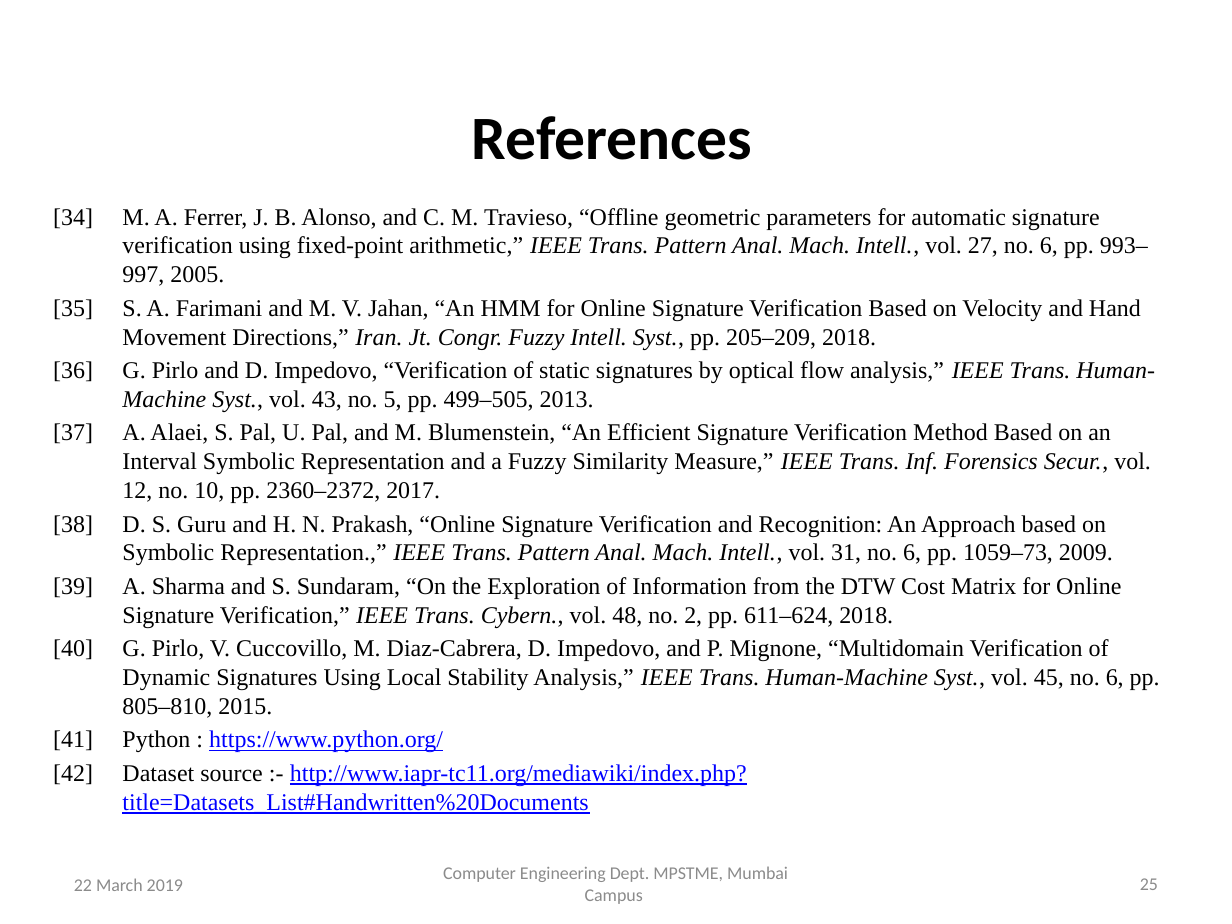
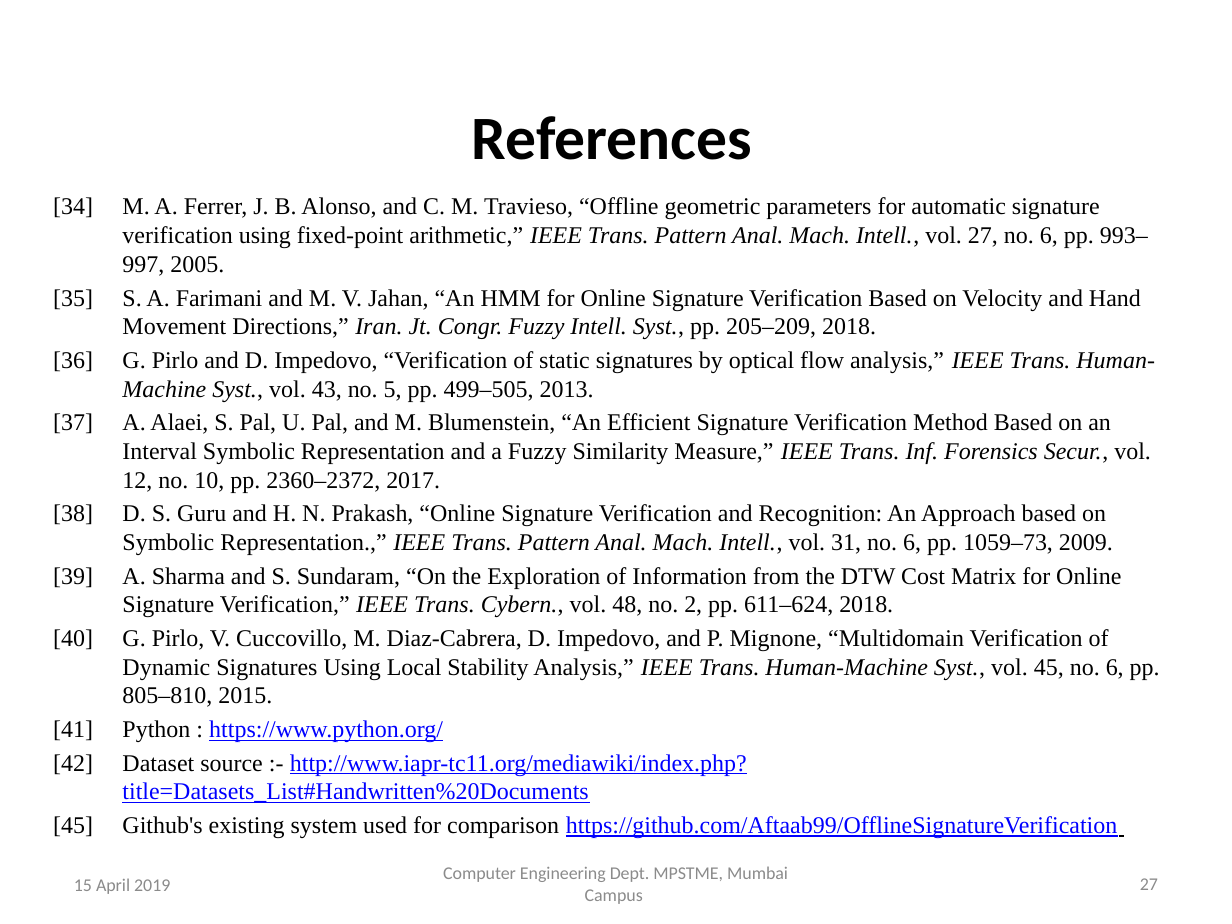
Before and after one commit to TeeeJaey/SignatureVerifier, a slide deck: slide 27 of PPT/B002_ProjectPPT.pptx (slide 25 before the commit). Drawn at 1232x924 pixels with LibreOffice and Linux fonts; fonts in the diff are those of the drawing; background and template pictures are left out. Boxes give left, top, right and bottom in pixels: in the first picture for what was removed or moved away, otherwise in the second. Text is boxed around its words. In the diff, an @@ line names an element or a change of style, - is before the commit and + after.

```diff
--- a/PPT/B002_ProjectPPT.pptx
+++ b/PPT/B002_ProjectPPT.pptx
@@ text "[34] M. A. Ferrer, J. ...": place and size @@
-text "[34] M. A. Ferrer, J. ..." at bbox=[53, 208, 1160, 814]
+text "[34] M. A. Ferrer, J. ..." at bbox=[53, 197, 1160, 838]
@@ text at bbox=[122, 816, 1117, 838]: paragraph added @@
+[45] Github's existing system used for comparison https://github.com/Aftaab99/OfflineSignatureVerification
@@ text at bbox=[74, 878, 170, 894]: text changed @@
-22 March 2019
+15 April 2019
@@ page number at bbox=[1140, 878, 1158, 890]: text changed @@
-25
+27
```
Also in this commit, not shown: 25 other slides changed, 2 slides added, 4 other files.
